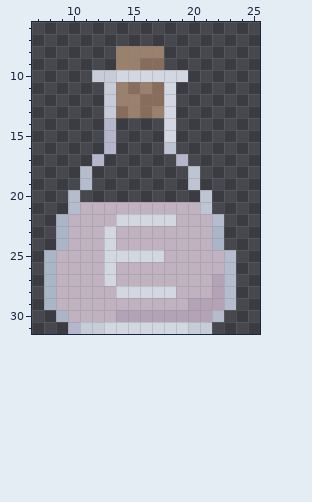
One commit to this pixel-art sprite: farming_bottle_ethanol.png. That is the earlier state.
The file is 32x32 pixels. Colours within 5 levels of each other are drawn and written as one. Shown: x 7..25, y 6..31.
The same view after the edit:
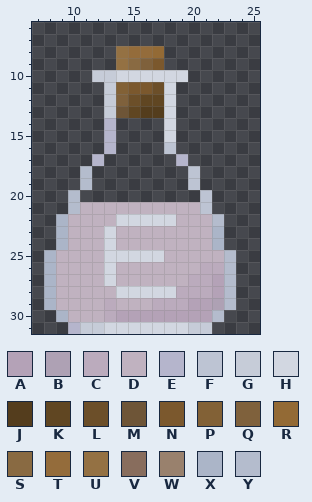
Palette (. is transparent): A #b4a2b7  B #b4a6baf2  C #bbabbd  D #c0b2c0  E #b5b5cc  F #bdc4d3  G #c6ccd8  H #d2d7e1  J #543d1d  K #604622  L #6c4f29  M #6e5537  N #7b582d  P #826136  Q #7f613c  R #936a35  S #896a42  T #946c3b  U #947143  V #886d5d  W #99816d  X #abb5c8  Y #b4bccd
Diff:
The author changed colour A to colour B in row 29 at x 22.
The author changed colour D to colour C in row 26 at x 21 to 22; in row 27 at x 20 to 21; in row 28 at x 19 to 21; in row 29 at x 13 and 17 to 19; in row 30 at x 13.
The author changed colour V to colour J in row 13 at x 16.
The author changed colour W to colour J in row 13 at x 17.
The author changed colour V to colour K in row 12 at x 16 to 17.
The author changed colour W to colour K in row 13 at x 15.
The author changed colour V to colour L in row 11 at x 17.
The author changed colour W to colour L in row 12 at x 15.
The author changed colour V to colour M in row 13 at x 14.
The author changed colour V to colour N in row 9 at x 17; in row 11 at x 15.
The author changed colour W to colour N in row 11 at x 16.
The author changed colour W to colour P in row 11 at x 14.
The author changed colour V to colour Q in row 9 at x 16.
The author changed colour W to colour Q in row 12 at x 14.
The author changed colour W to colour R in row 8 at x 17.
The author changed colour W to colour S in row 9 at x 15.
The author changed colour W to colour T in row 8 at x 15 to 16.
The author changed colour W to colour U in rows 8 to 9 at x 14.
